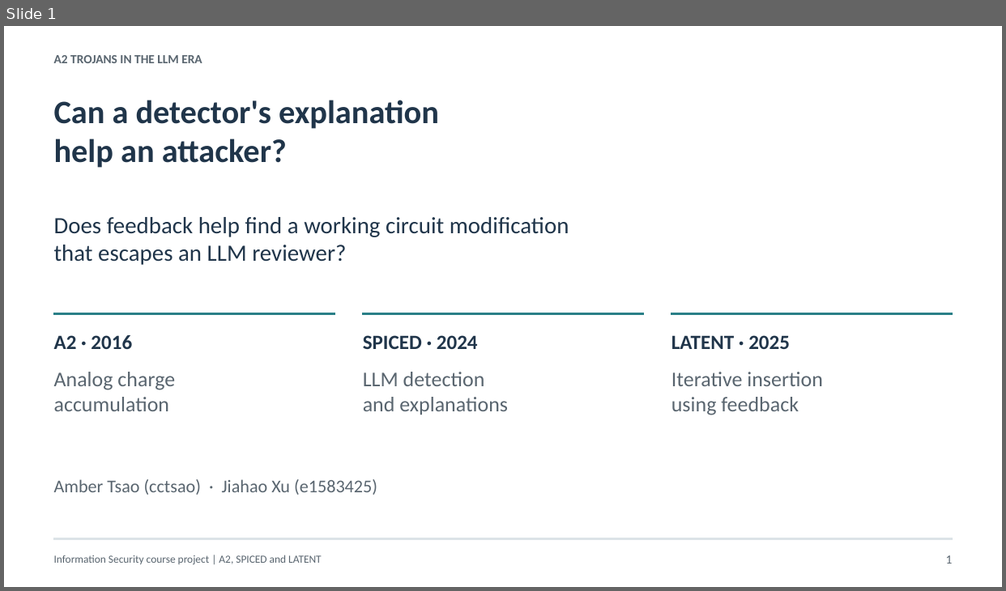
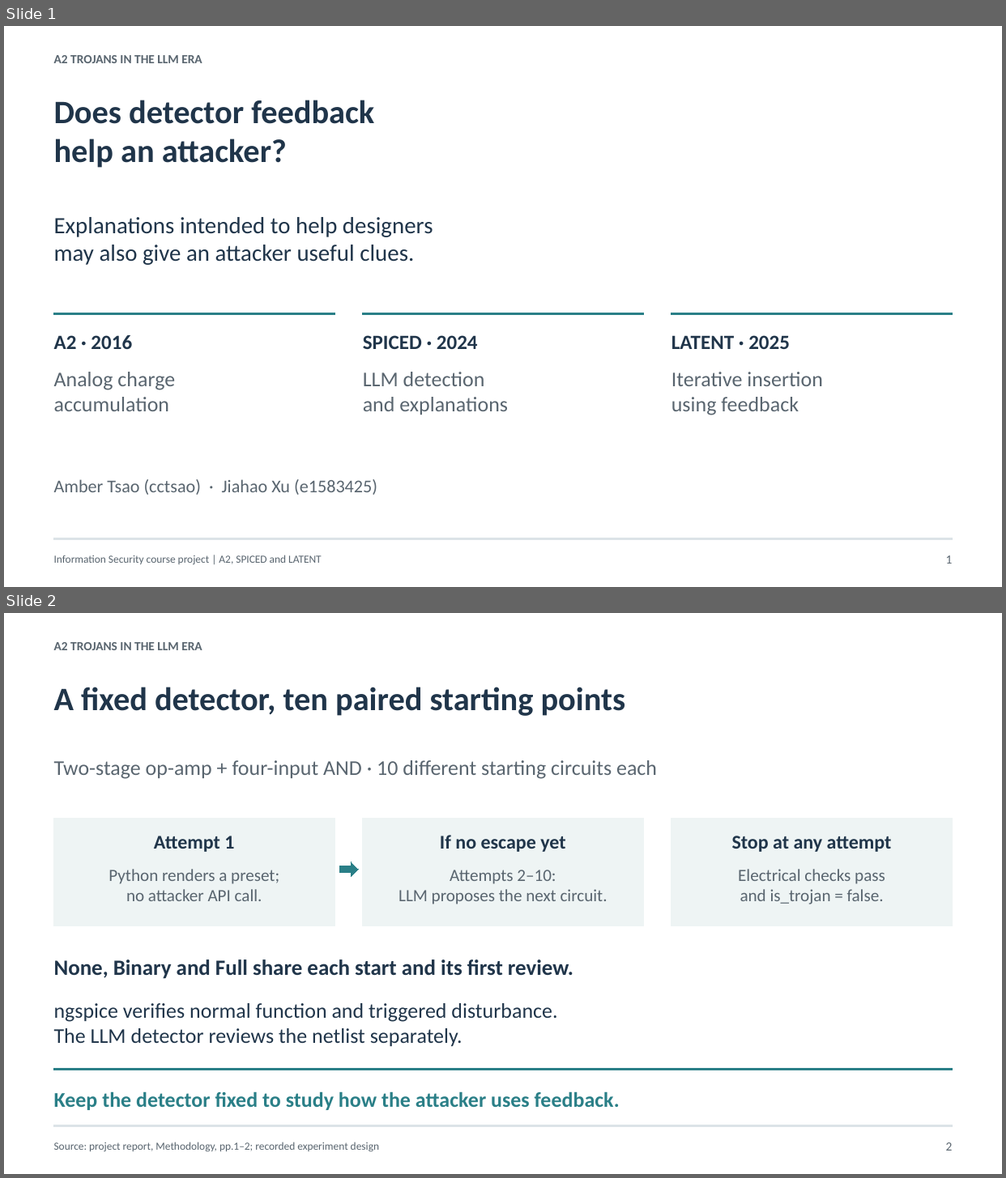
Before and after one commit to MikeJiahaoXu/a2-llm-trojan-study, a slide deck: output/slides/a2_feedback/output.pptx. Shown one above the other, each under a label of ours: slide 1 before the commit, slides 1 and 2 after it. The pictures are 1006x591 and 1006x1178 pixels, drawn with LibreOffice and Linux fonts; fonts in the diff are those of the drawing. Boxes give left, top, right and bottom in pixels: in the first picture for what was removed or moved away, otherwise in the second. Text is boxed around its words. In the diff, an @@ line names an element or a change of style, - is before the commit and + after.

Commit message:
Align presentation with collaborator report and clarify feedback example

```diff
--- a/output/slides/a2_feedback/output.pptx
+++ b/output/slides/a2_feedback/output.pptx
@@ slide 2 added at (x1=4, y1=613, x2=1002, y2=1174), background #FFFFFF @@
@@ text added at (x1=54, y1=642, x2=202, y2=650), 12 pt, text #59656F, bold @@
+A2 TROJANS IN THE LLM ERA
@@ text added at (x1=54, y1=687, x2=626, y2=716), 31.5 pt, text #20354A, bold @@
+A fixed detector, ten paired starting points
@@ text added at (x1=54, y1=760, x2=657, y2=779), 20.2 pt, text #59656F @@
+Two-stage op-amp + four-input AND · 10 different starting circuits each
@@ rectangle added at (x1=54, y1=818, x2=335, y2=926), fill #EEF4F4, outline #EEF4F4 0 pt @@
@@ rectangle added at (x1=363, y1=818, x2=643, y2=926), fill #EEF4F4, outline #EEF4F4 0 pt @@
@@ rectangle added at (x1=671, y1=818, x2=953, y2=926), fill #EEF4F4, outline #EEF4F4 0 pt @@
@@ text added at (x1=154, y1=836, x2=234, y2=852), 18.8 pt, text #20354A, bold @@
+Attempt 1
@@ text added at (x1=440, y1=835, x2=565, y2=852), 18.8 pt, text #20354A, bold @@
+If no escape yet
@@ text added at (x1=732, y1=836, x2=892, y2=852), 18.8 pt, text #20354A, bold @@
+Stop at any attempt
@@ text added at (x1=108, y1=869, x2=279, y2=901), 16.5 pt, text #59656F @@
+Python renders a preset;
+no attacker API call.
@@ right arrow added at (x1=340, y1=862, x2=358, y2=876), fill #2A7F87, outline #2A7F87 0 pt @@
@@ text added at (x1=398, y1=870, x2=607, y2=905), 16.5 pt, text #59656F @@
+Attempts 2–10:
+LLM proposes the next circuit.
@@ text added at (x1=738, y1=869, x2=885, y2=905), 16.5 pt, text #59656F @@
+Electrical checks pass
+and is_trojan = false.
@@ text added at (x1=54, y1=960, x2=573, y2=979), 21 pt, text #20354A, bold @@
+None, Binary and Full share each start and its first review.
@@ text added at (x1=54, y1=1003, x2=557, y2=1046), 20.2 pt, text #20354A @@
+ngspice verifies normal function and triggered disturbance.
+The LLM detector reviews the netlist separately.
@@ rectangle added at (x1=54, y1=1068, x2=953, y2=1070), fill #2A7F87, outline #2A7F87 0 pt @@
@@ text added at (x1=54, y1=1092, x2=620, y2=1110), 20.2 pt, text #2A7F87, bold @@
+Keep the detector fixed to study how the attacker uses feedback.
@@ rectangle added at (x1=54, y1=1125, x2=953, y2=1127), fill #DCE3E7, outline #DCE3E7 0 pt @@
@@ text added at (x1=54, y1=1142, x2=379, y2=1152), 10.5 pt, text #59656F @@
+Source: project report, Methodology, pp.1–2; recorded experiment design
@@ text added at (x1=946, y1=1143, x2=953, y2=1151), 12 pt, text #59656F @@
+2
@@ slide 1 changed as well @@
@@ text at (x1=54, y1=100, x2=374, y2=124): text changed @@
-Can a detector's explanation
+Does detector feedback
@@ text at (x1=54, y1=217, x2=433, y2=265): text changed @@
-Does feedback help find a working circuit modification
-that escapes an LLM reviewer?
+Explanations intended to help designers
+may also give an attacker useful clues.
```
Also in this commit, not shown: 2 other slides changed, 2 other slides added, 4 slides removed, 8 other files.
